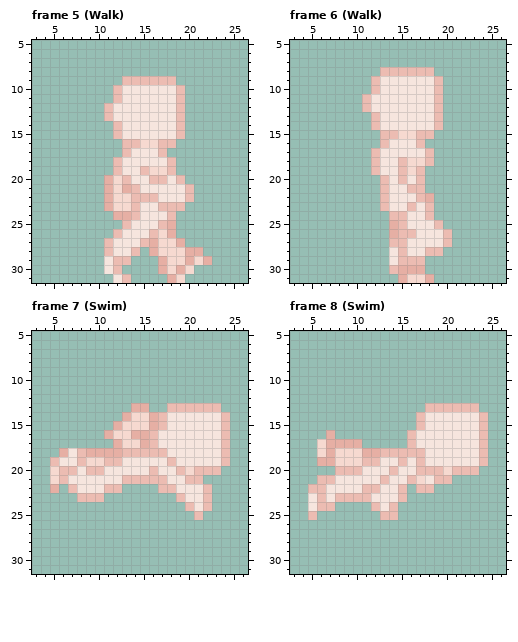
A pixel-art file gets an edit: textures/player/wearables/Newest character design.aseprite. The picture above was drawn from the file before the commit.
32x32 pixels, 17 frames. Shown: frame 5 (Walk): x 3..26, y 5..31; frame 6 (Walk): x 3..26, y 5..31; frame 7 (Swim): x 3..26, y 5..31; frame 8 (Swim): x 3..26, y 5..31. The commit also changed other frames, which this record leaves out.
Now the later version:
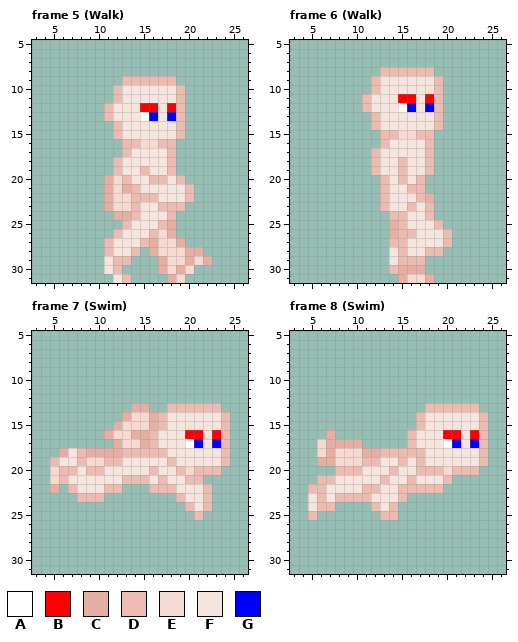
Palette (. is transparent): A #ffffff  B #ff0000  C #e6afa4  D #ecbcb2  E #f6d9d0  F #f6e5de  G #0000ff
Edits made:
layer "Base" now hidden
layer "Base Male" now shown
layer "Eyes" now shown
Frame 5 (Walk), layers "Eyes", "Base Male":
y 12: x 15..16 FF -> BB; x 18 F -> B
y 13: x 15..16 FF -> AG; x 18 F -> G
y 17: x 17..18 D. -> FD
y 19: x 16..17 EE -> FF
Frame 6 (Walk), layers "Eyes", "Base Male":
y 11: x 15..16 FF -> BB; x 18 F -> B
y 12: x 15..16 FF -> AG; x 18 F -> G
y 16: x 17..18 D. -> FD
y 18: x 16..17 EE -> FF
y 19: x 16..18 ED. -> FFD
Frame 7 (Swim), layers "Eyes", "Base Male":
y 16: x 20..21 FF -> BB; x 23 F -> B
y 17: x 20..21 FF -> AG; x 23 F -> G
y 21: x 16 D -> F
y 22: x 16 . -> D
Frame 8 (Swim), layers "Eyes", "Base Male":
y 16: x 20..21 FF -> BB; x 23 F -> B
y 17: x 20..21 FF -> AG; x 23 F -> G
y 21: x 17 E -> F; x 19 D -> F
y 22: x 16 . -> D; x 19 . -> D
Boxes around the changes in both pictures, in picture pixels (x1, y1, x2, y2):
changed: (140, 103, 176, 121)
changed: (149, 148, 176, 175)
changed: (398, 94, 434, 175)
changed: (149, 430, 221, 493)
changed: (407, 430, 479, 493)
